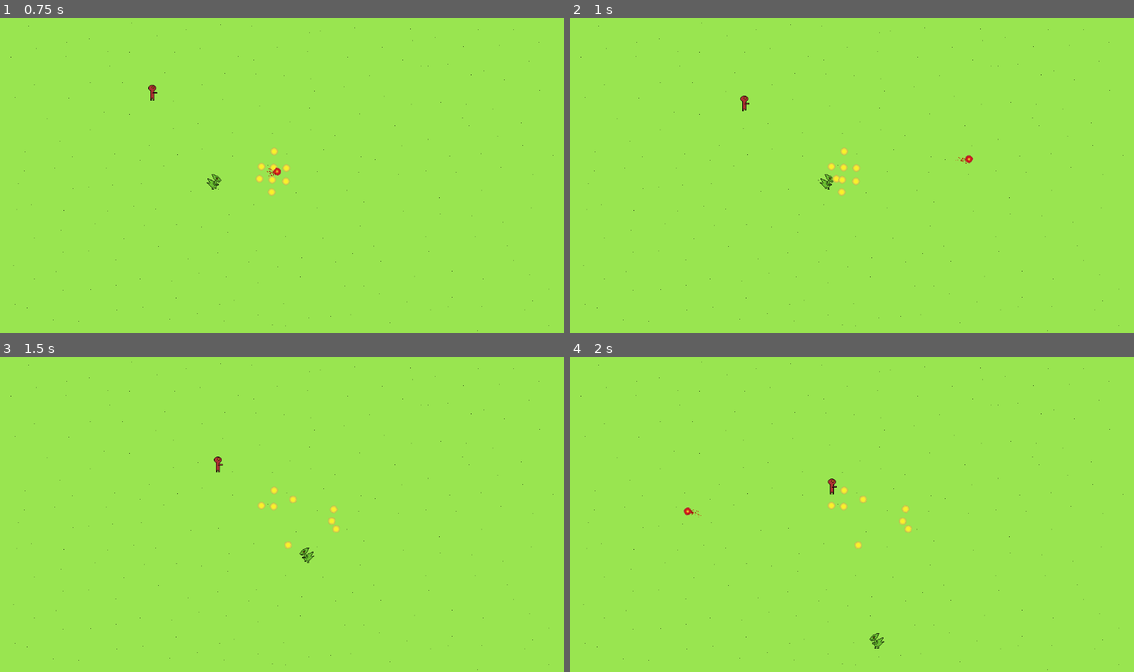
Above: before the commit, frames 1-4 (two rows, left to right).
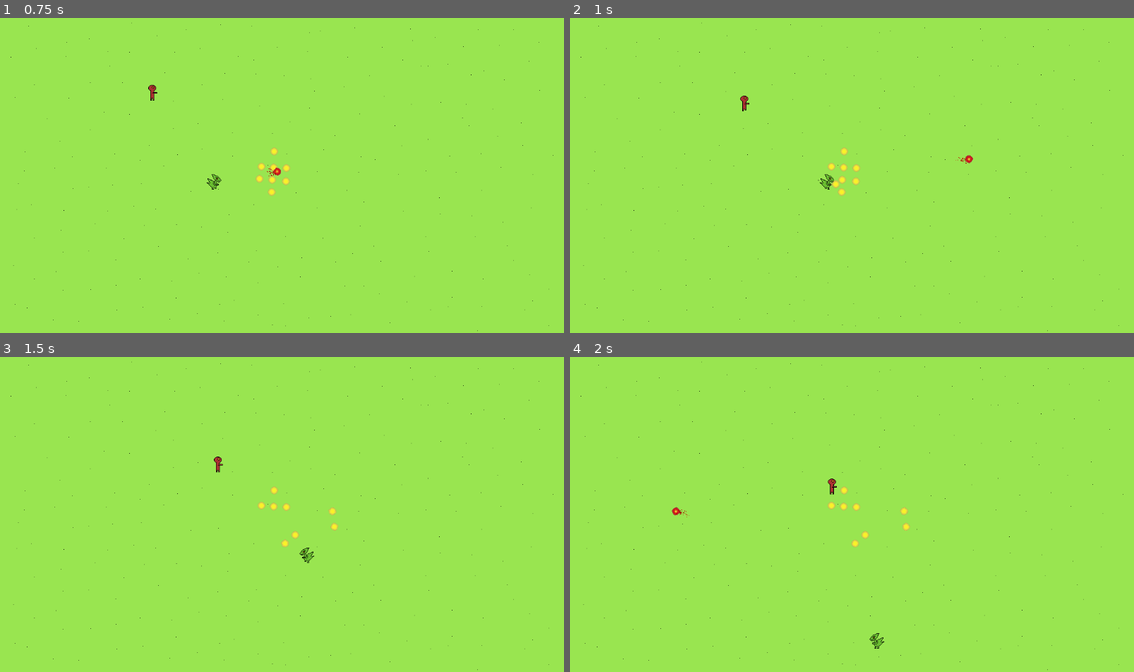
Above: after the commit, the same moments.

Repository: pres2300/ludum_dare_58
Game: Godot game, scene res://level/level.tscn
The game is run twice, just before and just after one commit, with the same random seed, the same clock (stepped at 60 frames per second) and the same inputs. Sound files missing from this copy of the repository are replaced by a short silence.
Inputs (mouse positions are in pixels of both pictures, inside the frame that each line leads up to):
- Up to frame 1 (0.75 s): tap Enter at 0.5 s; move the mouse to (406, 159) at 0.52 s; press the mouse at (406, 159) at 0.53 s; hold Right (ui_right) from 0.53 s (still down)
- Up to frame 2 (1 s): keep holding Right (ui_right); tap Space (drop_gem, bound only after the commit) at 0.8 s
- Up to frame 3 (1.5 s): move the mouse to (169, 530) at 1.27 s; release Right (ui_right) at 1.28 s; release the mouse at (169, 530) at 1.28 s; hold Down (ui_down) from 1.28 s (still down); tap Space (drop_gem, bound only after the commit) at 1.35 s
- Up to frame 4 (2 s): keep holding Down (ui_down); click (739, 530) at 1.55 s

Frame 1 is identical in both runs. In frame 2, less than 0.1% of the frame differs, in the area x 46-48%, y 49-55%; in frame 3, 0.2%; in frame 4, 0.3%, in the area x 18-61%, y 44-61%.

Commit message:
player can pickup/drop gems, but can't shoot while holding gems

Diff:
--- a/baddies/baddie.gd
+++ b/baddies/baddie.gd
@@ -1,6 +1,6 @@
 extends CharacterBody2D
 
-#TODO: handle damage
+#TODO: play damaged sound
 
 @export var move_speed : int = 200
 @export var health : int = 3
@@ -33,7 +33,8 @@
 func die_and_drop_gem():
 	if has_gem:
 		get_parent().replace_gem(global_position)
-		queue_free()
+
+	queue_free()
 
 func take_damage():
 	health -= 1
--- a/baddies/baddie.tscn
+++ b/baddies/baddie.tscn
@@ -55,7 +55,7 @@
 rotation = -0.0009010432
 sprite_frames = SubResource("SpriteFrames_wpd32")
 autoplay = "default"
-frame_progress = 0.65770155
+frame_progress = 0.71606785
 
 [node name="CollisionShape2D" type="CollisionShape2D" parent="."]
 position = Vector2(-7, 0)
--- a/items/gem.gd
+++ b/items/gem.gd
@@ -9,7 +9,7 @@
 	var impulse = direction*collision_force
 	apply_central_impulse(impulse)
 
-	if body.is_in_group("baddie"):
+	if body.is_in_group("baddie") or body.is_in_group("player"):
 		if not body.has_gem:
 			body.pick_up_gem()
 			queue_free()
--- a/level/level.gd
+++ b/level/level.gd
@@ -4,7 +4,6 @@
 @export var gem_node : PackedScene
 @export var baddie_node : PackedScene
 
-#TODO: Add gem handler (end game when all lost)
 #TODO: Add baddie spawner (more difficult over time)
 
 func replace_gem(location : Vector2) -> void:
--- a/player/player.gd
+++ b/player/player.gd
@@ -6,14 +6,33 @@
 
 @onready var sprite = $AnimatedSprite2D
 @onready var shooting_cooldown_timer = $ShootingCooldownTimer
+@onready var gem = $Gem
 
 var is_shooting_cooldown : bool = false
+var has_gem : bool = false
 
-func get_input():
+func get_movement_input():
 	return Input.get_vector("ui_left", "ui_right", "ui_up", "ui_down")
 
+func pick_up_gem():
+	has_gem = true
+	gem.show()
+
+func drop_gem():
+	if has_gem:
+		has_gem = false
+		gem.hide()
+
+		var gem_position : Vector2 = global_position
+		if sprite.flip_h:
+			gem_position.x -= 25
+		else:
+			gem_position.x += 25
+
+		get_parent().replace_gem(gem_position)
+
 func attack():
-	if is_shooting_cooldown:
+	if is_shooting_cooldown or has_gem:
 		return
 
 	is_shooting_cooldown = true
@@ -21,6 +40,13 @@
 	get_tree().root.add_child(b)
 	var dir = global_position.direction_to(get_global_mouse_position())
 	$MouthLocation.rotation = dir.angle()
+
+	# Compensate for direction
+	if sprite.flip_h:
+		$MouthLocation.position.x = -12
+	else:
+		$MouthLocation.position.x = 12
+
 	b.start($MouthLocation.global_transform)
 	#$AttackSound.play()
 	shooting_cooldown_timer.start(shooting_cooldown)
@@ -29,8 +55,11 @@
 	if Input.is_action_pressed("attack"):
 		attack()
 
+	if Input.is_action_pressed("drop_gem"):
+		drop_gem()
+
 func _physics_process(_delta: float) -> void:
-	var input_direction = get_input()
+	var input_direction = get_movement_input()
 	velocity = input_direction*move_speed
 
 	if abs(velocity.x) > 0 or abs(velocity.y) > 0:
@@ -38,8 +67,10 @@
 
 		if velocity.x > 0:
 			sprite.flip_h = false
+			gem.position.x = 19
 		else:
 			sprite.flip_h = true
+			gem.position.x = -19
 	else:
 		sprite.play("idle")
 
--- a/player/player.tscn
+++ b/player/player.tscn
@@ -1,9 +1,10 @@
-[gd_scene load_steps=15 format=3 uid="uid://briabims4m8cq"]
+[gd_scene load_steps=16 format=3 uid="uid://briabims4m8cq"]
 
 [ext_resource type="Texture2D" uid="uid://c01qq7k2mgowd" path="res://assets/player/player_idle.png" id="1_oul6g"]
 [ext_resource type="Script" uid="uid://du4xwx3ivcw3q" path="res://player/player.gd" id="1_rkbax"]
 [ext_resource type="PackedScene" uid="uid://dkc34tymmmvfj" path="res://player/projectile.tscn" id="2_yw30f"]
 [ext_resource type="Texture2D" uid="uid://b2qhrn0vytrhd" path="res://assets/player/player_walking.png" id="3_g1dw6"]
+[ext_resource type="Texture2D" uid="uid://balu32f58tfkh" path="res://assets/items/gem.png" id="5_qjkh3"]
 
 [sub_resource type="AtlasTexture" id="AtlasTexture_rkbax"]
 atlas = ExtResource("1_oul6g")
@@ -77,7 +78,7 @@
 [sub_resource type="RectangleShape2D" id="RectangleShape2D_oul6g"]
 size = Vector2(28, 29)
 
-[node name="Player" type="CharacterBody2D"]
+[node name="Player" type="CharacterBody2D" groups=["player"]]
 collision_mask = 13
 motion_mode = 1
 script = ExtResource("1_rkbax")
@@ -87,7 +88,7 @@
 sprite_frames = SubResource("SpriteFrames_g6k8r")
 animation = &"walking"
 autoplay = "idle"
-frame_progress = 0.86401683
+frame_progress = 0.393412
 
 [node name="CollisionShape2D" type="CollisionShape2D" parent="."]
 position = Vector2(2, 1.5)
@@ -98,4 +99,9 @@
 
 [node name="ShootingCooldownTimer" type="Timer" parent="."]
 
+[node name="Gem" type="Sprite2D" parent="."]
+visible = false
+position = Vector2(19, 5)
+texture = ExtResource("5_qjkh3")
+
 [connection signal="timeout" from="ShootingCooldownTimer" to="." method="_on_shooting_cooldown_timer_timeout"]
--- a/project.godot
+++ b/project.godot
@@ -59,6 +59,11 @@
 "events": [Object(InputEventMouseButton,"resource_local_to_scene":false,"resource_name":"","device":-1,"window_id":0,"a …(258 unchanged characters)…
 ]
 }
+drop_gem={
+"deadzone": 0.2,
+"events": [Object(InputEventKey,"resource_local_to_scene":false,"resource_name":"","device":-1,"window_id":0,"alt_pressed":false,"shift_pressed":false,"ctrl_pressed":false,"meta_pressed":false,"pressed":false,"keycode":0,"physical_keycode":32,"key_label":0,"unicode":32,"location":0,"echo":false,"script":null)
+]
+}
 
 [layer_names]
 
